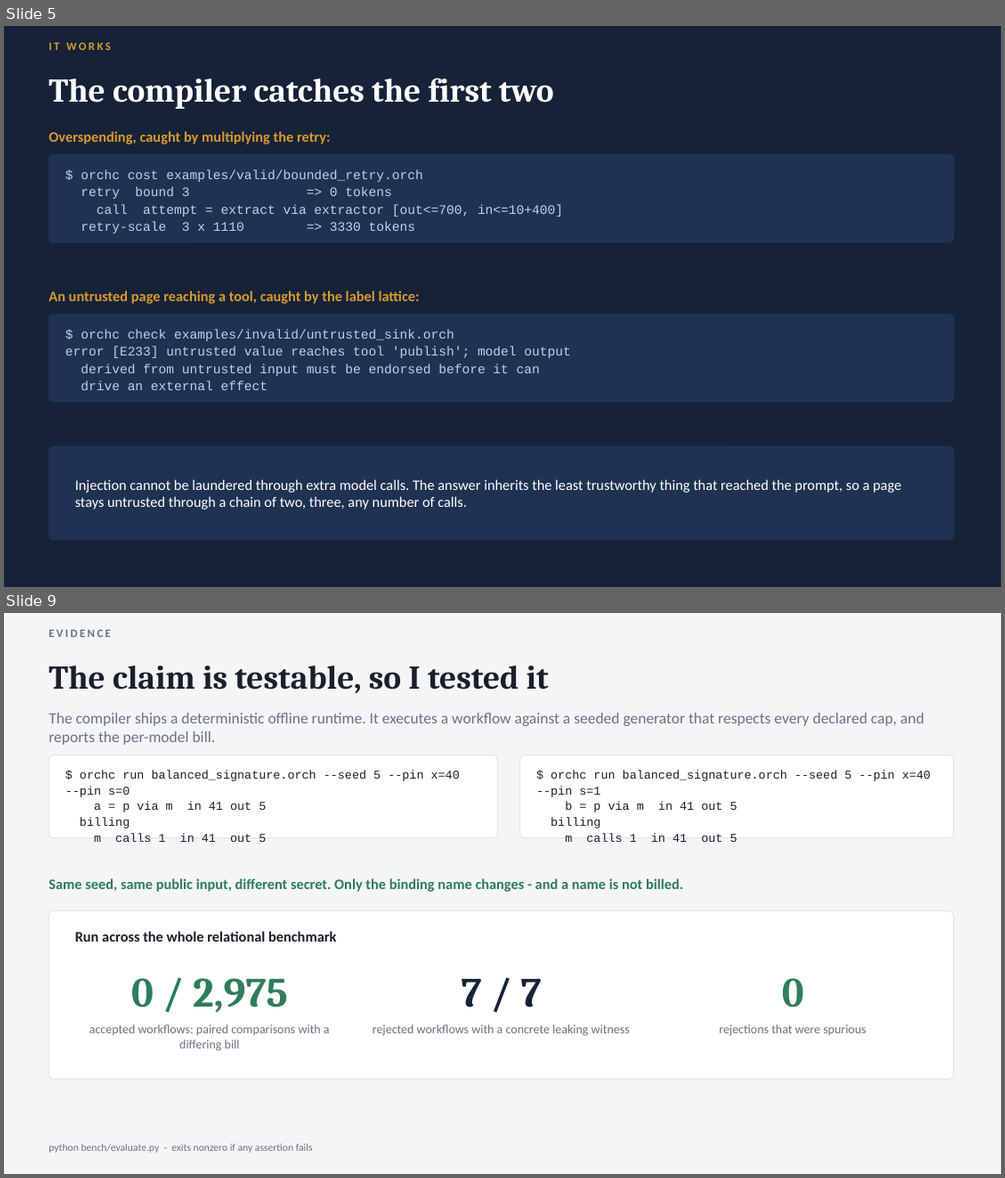
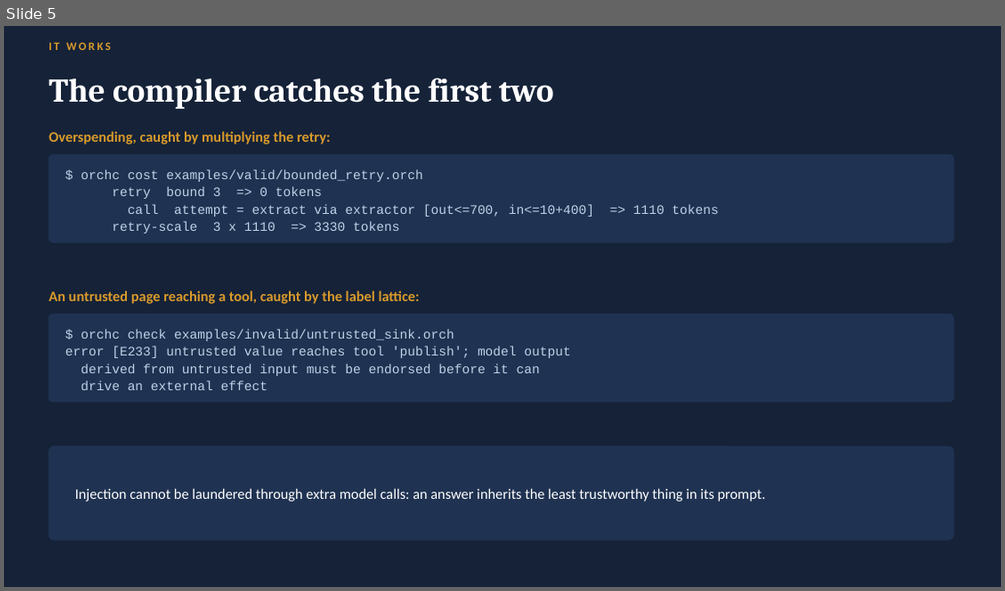
Before and after one commit to guyoverclocked/orchlang-compiler-design-project, a slide deck: submission/phase2/OrchLang_Phase2_Presentation_Nambi_Rajan_M.pptx. Shown one above the other, each under a label of ours: slides 5 and 9 before the commit, slide 5 after it; the slides between them are not shown. The pictures are 1005x1178 and 1005x591 pixels, drawn with LibreOffice and Linux fonts; fonts in the diff are those of the drawing. Boxes give left, top, right and bottom in pixels: in the first picture for what was removed or moved away, otherwise in the second. Text is boxed around its words. In the diff, an @@ line names an element or a change of style, - is before the commit and + after.

```diff
--- a/submission/phase2/OrchLang_Phase2_Presentation_Nambi_Rajan_M.pptx
+++ b/submission/phase2/OrchLang_Phase2_Presentation_Nambi_Rajan_M.pptx
@@ slide 9 removed at [4,613,1001,1174], background #F4F5F7 @@
@@ text removed at [48,629,111,637] @@
-EVIDENCE
@@ text removed at [48,666,549,693] @@
-The claim is testable, so I tested it
@@ text removed at [48,713,924,745] @@
-The compiler ships a deterministic offline runtime. It executes a workflow against a seeded generator that respects every declared cap, and reports the per-model bill.
@@ rounded rectangle removed at [48,755,498,838] @@
@@ text removed at [65,770,460,842] @@
-$ orchc run balanced_signature.orch --seed 5 --pin x=40 --pin s=0
-a = p via m in 41 out 5
-billing
-m calls 1 in 41 out 5
@@ rounded rectangle removed at [520,755,954,838] @@
@@ text removed at [536,770,930,842] @@
-$ orchc run balanced_signature.orch --seed 5 --pin x=40 --pin s=1
-b = p via m in 41 out 5
-billing
-m calls 1 in 41 out 5
@@ text removed at [48,878,683,892] @@
-Same seed, same public input, different secret. Only the binding name changes - and a name is not billed.
@@ rounded rectangle removed at [48,910,954,1078] @@
@@ text removed at [75,931,336,941] @@
-Run across the whole relational benchmark
@@ text removed at [131,978,288,1013] @@
-0 / 2,975
@@ text removed at [461,978,542,1007] @@
-7 / 7
@@ text removed at [782,978,804,1007] @@
-0
@@ text removed at [89,1024,330,1051] @@
-accepted workflows: paired comparisons with a differing bill
@@ text removed at [372,1024,630,1036] @@
-rejected workflows with a concrete leaking witness
@@ text removed at [719,1024,866,1036] @@
-rejections that were spurious
@@ text removed at [48,1143,313,1152] @@
-python bench/evaluate.py - exits nonzero if any assertion fails
@@ slide 5 changed as well @@
@@ text at [128,204,594,216]: text changed @@
-call attempt = extract via extractor [out<=700, in<=10+400]
+call attempt = extract via extractor [out<=700, in<=10+400] => 1110 tokens
@@ text at [75,488,766,501]: text changed @@
-Injection cannot be laundered through extra model calls. The answer inherits the least trustworthy thing that reached the prompt, so a page stays untrusted through a chain of two, three, any number of calls.
+Injection cannot be laundered through extra model calls: an answer inherits the least trustworthy thing in its prompt.
```
Also in this commit, not shown: 9 other slides changed, 10 slides added, 7 other slides removed, 28 other files.
